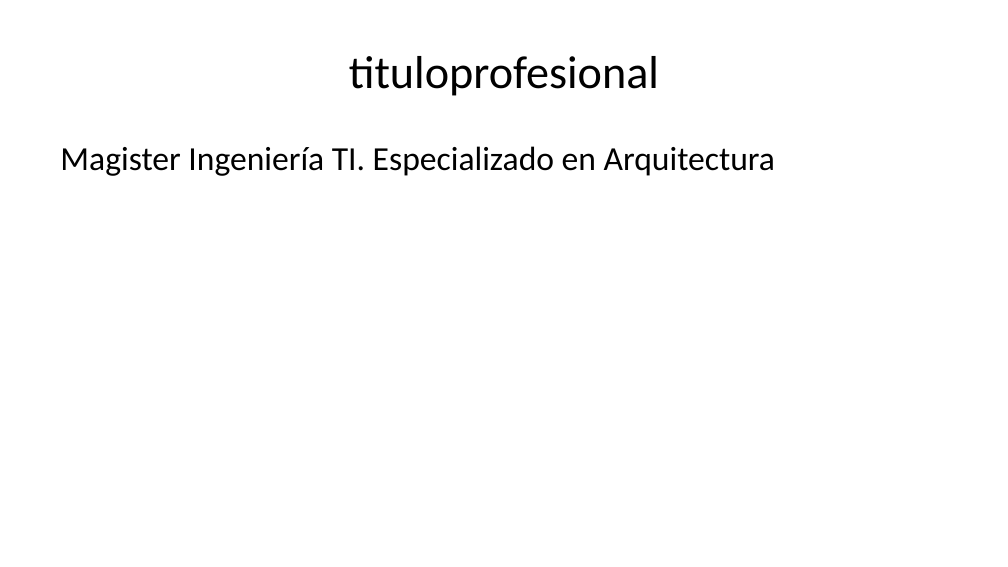
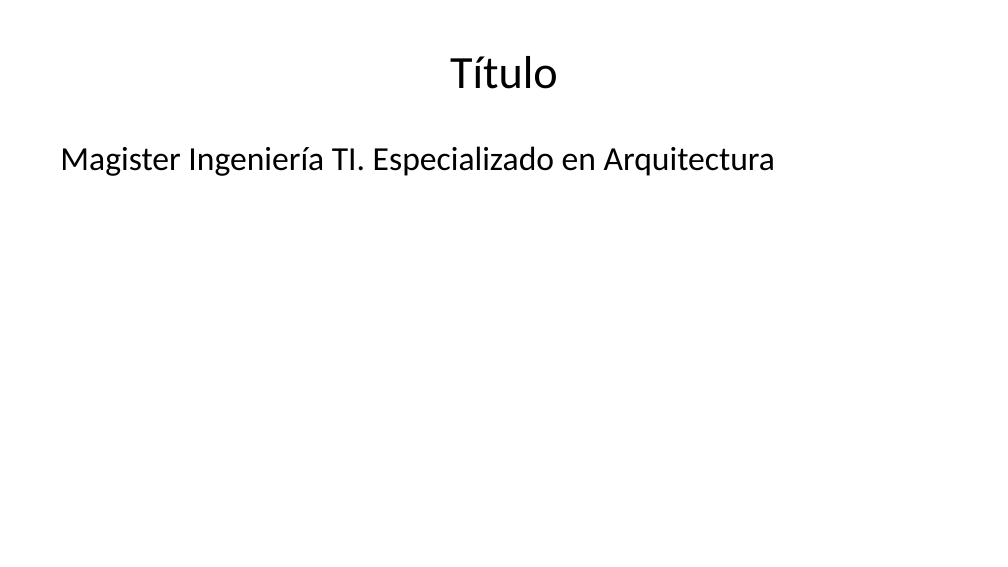
Before and after one commit to hwong23/tex-plantll-hv, a slide deck: slide 9 of output/presentation.pptx (slide 8 before the commit). Drawn at 1008x567 pixels with LibreOffice and Linux fonts; fonts in the diff are those of the drawing. Boxes give left, top, right and bottom in pixels: in the first picture for what was removed or moved away, otherwise in the second. Text is boxed around its words. In the diff, an @@ line names an element or a change of style, - is before the commit and + after.

```diff
--- a/output/presentation.pptx
+++ b/output/presentation.pptx
@@ title at <box>450,56,558,89</box>: text changed @@
-tituloprofesional
+Título
```
Also in this commit, not shown: 6 other slides changed, 1 slide added, 5 other files.
